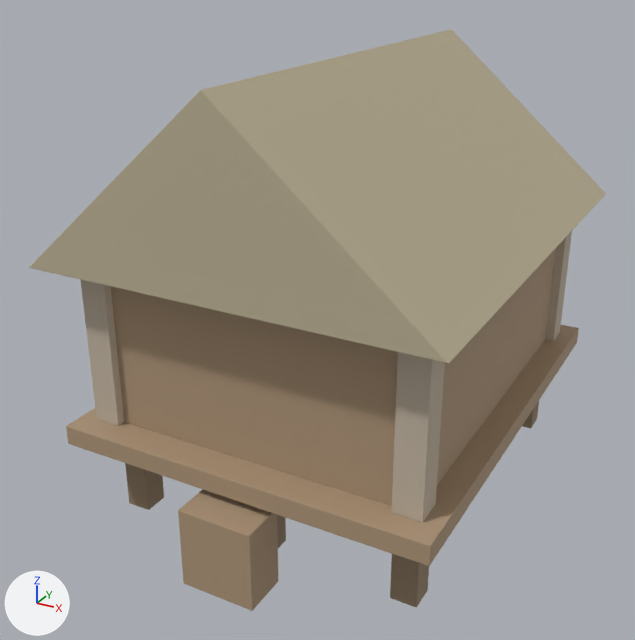
Two versions of the FBX model Assets/Resources/Models/House_Neo_d.fbx, one commit apart.
One viewpoint serves both versions: a 50 mm lens placed at (3.81, -7.68, 5.46), pointed at (-0.2, -0.39, 1.82). Lighting does not change. The marker at lower left points along +X, +Y and +Z. The first picture is the older version. Objects named as collision shapes, trigger or cutter boxes, shadow casters or lower levels of detail are left out. Where no turn or scale is listed for an object, it has been applied to the vertices.

In view in the first picture: 'House_Neo_d'.
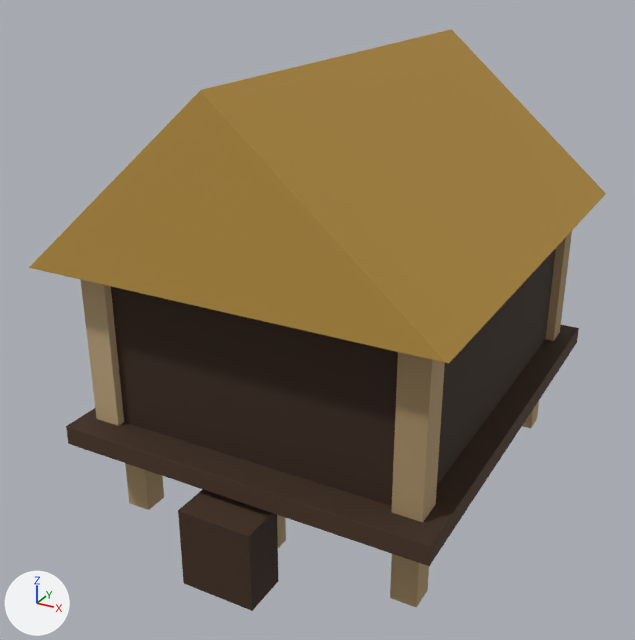
The change, as a diff of the scene's bpy script:
```diff
--- a/Assets/Resources/Models/House_Neo_d.fbx.py
+++ b/Assets/Resources/Models/House_Neo_d.fbx.py
@@ img_palette_png @@
+img_palette_png = load_image('palette.png', '../../Art/Palette/Palette.png', 128, 432, 'sRGB')
@@ mat_m_palette @@
+mat_m_palette = principled_material('M_Palette')
+mat_m_palette.texture = img_palette_png
+mat_m_palette.roughness = 0.85
@@ me_neohome_01_d_001 @@
 me_neohome_01_d_001.from_pydata(...)  # 770 vertices, 743 faces; spans x -1.98..1.98, y -2.62..2.48, z 0.0..4.45
 # used by ob_house_neo_d; location = (0.0, 0.0, 0.0)
+# me_neohome_01_d_001 part 1: all 41 faces that had it switch from mat_neohome_01_d_m_reedthatch (beige #bcb195) to mat_m_palette (picture img_palette_png)
+# me_neohome_01_d_001 part 2: all 162 faces that had it switch from mat_neohome_01_d_m_timberplank (beige #ad9579) to mat_m_palette (picture img_palette_png)
+# me_neohome_01_d_001 part 3: all 216 faces that had it switch from mat_neohome_01_d_m_claychinking (beige #c2b5a2) to mat_m_palette (picture img_palette_png)
+# me_neohome_01_d_001 part 4: all 324 faces that had it switch from mat_neohome_01_d_m_stiltpiles (brown #958169) to mat_m_palette (picture img_palette_png)
+# me_neohome_01_d_001 part 5: texture (UV) coordinates of 743 of 743 faces, centred in x -1.98..1.98, y -2.62..2.48, z 0.0..4.45, changed; they spanned u 0.01..0.99, v 0.01..0.99 and now span u 0.06..0.56, v 0.28..0.46
```

What differs and where, as boxes (x1, y1, x2, y2) in the pictures (635 x 640 px):
'House_Neo_d', recoloured, surface changed (beige to brown): (29, 29, 606, 611) in both
part 1 of me_neohome_01_d_001, recoloured (beige to brown): (29, 29, 606, 364) in both
part 2 of me_neohome_01_d_001, recoloured (beige to brown): (66, 248, 579, 611) in both
part 3 of me_neohome_01_d_001, recoloured: (81, 231, 572, 522) in both
part 4 of me_neohome_01_d_001, recoloured: (125, 401, 539, 608) in both
part 5 of me_neohome_01_d_001, surface changed (beige to brown): (29, 29, 606, 611) in both
